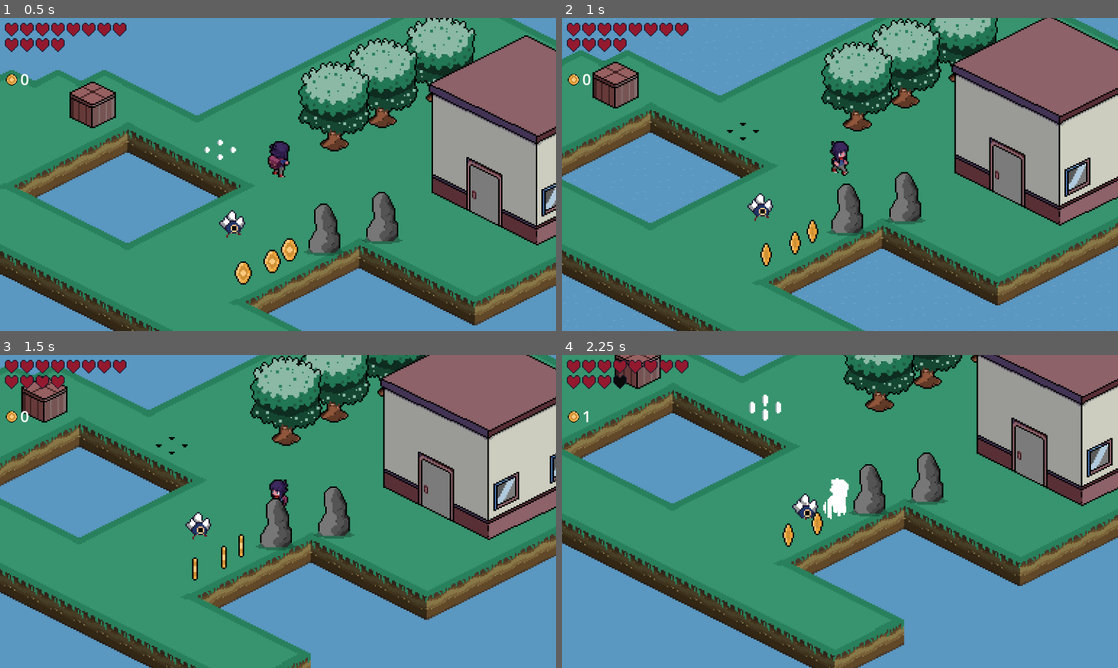
Above: before the commit, frames 1-4 (two rows, left to right).
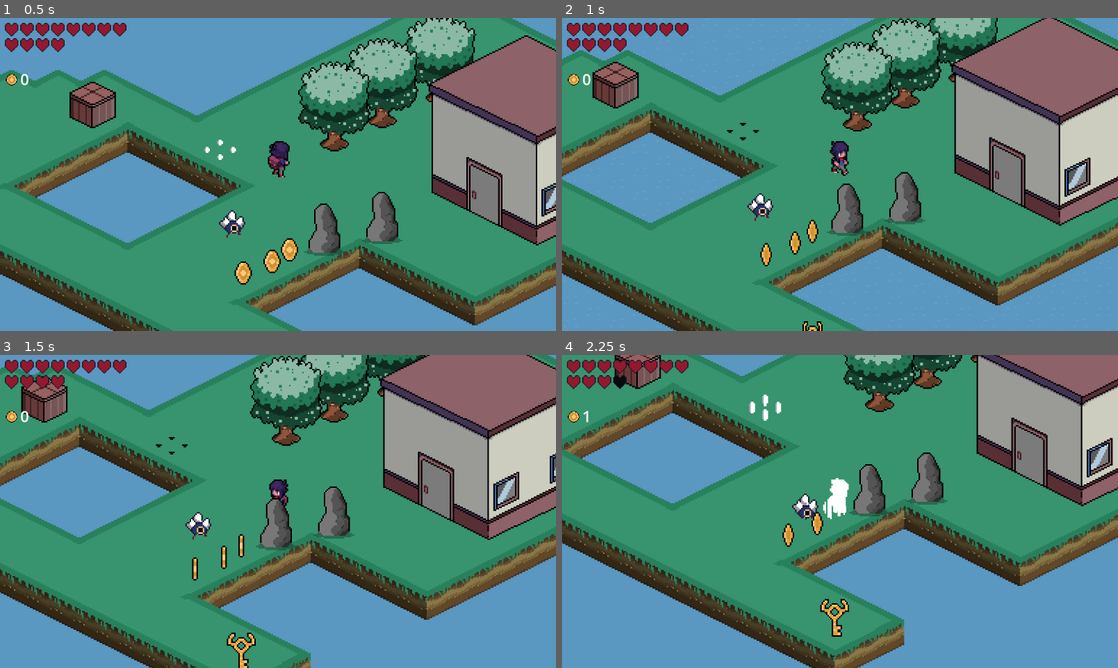
Above: after the commit, the same moments.

Repository: sanrin-san/practice-isometoric
Game: Godot game, scene res://Levels/level_1.tscn
Same seed, same stepped clock (60 frames per second), same inputs: the game is played once before the commit and once after it.
Inputs:
- Up to frame 1 (0.5 s): no input
- Up to frame 2 (1 s): hold Right (ui_right) from 0.53 s (still down)
- Up to frame 3 (1.5 s): release Right (ui_right) at 1.28 s; hold Down (ui_down) from 1.28 s (still down)
- Up to frame 4 (2.25 s): release Down (ui_down) at 2.03 s; hold Right (ui_right) from 2.03 s (still down)

Frame 1 is identical in both runs. In frame 2, less than 0.1% of the frame differs, in the area x 43-47%, y 96-100%; in frame 3, 0.3%; in frame 4, 0.3%, in the area x 46-52%, y 77-90%.

Commit message:
3-34: create key

Diff:
--- /dev/null
+++ b/Interactables/Key/key.gd
@@ -0,0 +1,8 @@
+extends Area2D
+
+
+func _on_body_entered(body: Node2D) -> void:
+	if body.is_in_group("Player"):
+		$AnimationPlayer.play("Collected")
+		await $AnimationPlayer.animation_finished
+		queue_free()
--- /dev/null
+++ b/Interactables/Key/key.tscn
@@ -0,0 +1,121 @@
+[gd_scene load_steps=8 format=3 uid="uid://bycb2oa07fjfr"]
+
+[ext_resource type="Script" path="res://Interactables/Key/key.gd" id="1_g3n8d"]
+[ext_resource type="Texture2D" uid="uid://dyvtc32d7jjhv" path="res://Interactables/Key/key.png" id="1_itr60"]
+
+[sub_resource type="Animation" id="Animation_twa1h"]
+resource_name = "Active"
+length = 0.8
+loop_mode = 1
+step = 0.1
+tracks/0/type = "value"
+tracks/0/imported = false
+tracks/0/enabled = true
+tracks/0/path = NodePath("Sprite2D:frame")
+tracks/0/interp = 1
+tracks/0/loop_wrap = true
+tracks/0/keys = {
+"times": PackedFloat32Array(0, 0.1, 0.2, 0.3, 0.4, 0.5, 0.6),
+"transitions": PackedFloat32Array(1, 1, 1, 1, 1, 1, 1),
+"update": 1,
+"values": [0, 1, 2, 3, 4, 5, 6]
+}
+tracks/1/type = "value"
+tracks/1/imported = false
+tracks/1/enabled = true
+tracks/1/path = NodePath("CollisionShape2D:disabled")
+tracks/1/interp = 1
+tracks/1/loop_wrap = true
+tracks/1/keys = {
+"times": PackedFloat32Array(0, 0.8),
+"transitions": PackedFloat32Array(1, 1),
+"update": 1,
+"values": [false, false]
+}
+
+[sub_resource type="Animation" id="Animation_hskm1"]
+resource_name = "Collected"
+length = 0.5
+step = 0.1
+tracks/0/type = "value"
+tracks/0/imported = false
+tracks/0/enabled = true
+tracks/0/path = NodePath("Sprite2D:frame")
+tracks/0/interp = 1
+tracks/0/loop_wrap = true
+tracks/0/keys = {
+"times": PackedFloat32Array(0, 0.1, 0.2, 0.3, 0.4),
+"transitions": PackedFloat32Array(1, 1, 1, 1, 1),
+"update": 1,
+"values": [7, 8, 9, 10, 11]
+}
+tracks/1/type = "value"
+tracks/1/imported = false
+tracks/1/enabled = true
+tracks/1/path = NodePath("CollisionShape2D:disabled")
+tracks/1/interp = 1
+tracks/1/loop_wrap = true
+tracks/1/keys = {
+"times": PackedFloat32Array(0, 0.5),
+"transitions": PackedFloat32Array(1, 1),
+"update": 1,
+"values": [true, true]
+}
+
+[sub_resource type="Animation" id="Animation_jdy6q"]
+length = 0.001
+tracks/0/type = "value"
+tracks/0/imported = false
+tracks/0/enabled = true
+tracks/0/path = NodePath("Sprite2D:frame")
+tracks/0/interp = 1
+tracks/0/loop_wrap = true
+tracks/0/keys = {
+"times": PackedFloat32Array(0),
+"transitions": PackedFloat32Array(1),
+"update": 1,
+"values": [1]
+}
+tracks/1/type = "value"
+tracks/1/imported = false
+tracks/1/enabled = true
+tracks/1/path = NodePath("CollisionShape2D:disabled")
+tracks/1/interp = 1
+tracks/1/loop_wrap = true
+tracks/1/keys = {
+"times": PackedFloat32Array(0),
+"transitions": PackedFloat32Array(1),
+"update": 1,
+"values": [true]
+}
+
+[sub_resource type="AnimationLibrary" id="AnimationLibrary_qc5on"]
+_data = {
+"Active": SubResource("Animation_twa1h"),
+"Collected": SubResource("Animation_hskm1"),
+"RESET": SubResource("Animation_jdy6q")
+}
+
+[sub_resource type="CircleShape2D" id="CircleShape2D_0qq2i"]
+radius = 13.0384
+
+[node name="Key" type="Area2D"]
+script = ExtResource("1_g3n8d")
+
+[node name="Sprite2D" type="Sprite2D" parent="."]
+texture = ExtResource("1_itr60")
+hframes = 12
+frame = 1
+
+[node name="AnimationPlayer" type="AnimationPlayer" parent="."]
+libraries = {
+"": SubResource("AnimationLibrary_qc5on")
+}
+autoplay = "Active"
+
+[node name="CollisionShape2D" type="CollisionShape2D" parent="."]
+position = Vector2(0, -2)
+shape = SubResource("CircleShape2D_0qq2i")
+disabled = true
+
+[connection signal="body_entered" from="." to="." method="_on_body_entered"]
--- a/Levels/level_1.tscn
+++ b/Levels/level_1.tscn
@@ -10,6 +10,7 @@
 [ext_resource type="PackedScene" uid="uid://d0jtwju8p00ga" path="res://Background/Rocks/rock_1.tscn" id="8_pad76"]
 [ext_resource type="PackedScene" uid="uid://b2pfkcrjkjjjv" path="res://Interactables/Coin/coin.tscn" id="9_fnt7g"]
 [ext_resource type="PackedScene" uid="uid://c1ep3kb6ax1ww" path="res://Entities/Enemies/enemy_1.tscn" id="10_f8xy7"]
+[ext_resource type="PackedScene" uid="uid://bycb2oa07fjfr" path="res://Interactables/Key/key.tscn" id="11_ltpqo"]
 
 [node name="Level_1" type="Node2D"]
 y_sort_enabled = true
@@ -91,3 +92,6 @@
 
 [node name="Enemy_1" parent="Enemies" instance=ExtResource("10_f8xy7")]
 position = Vector2(120, 72)
+
+[node name="Key" parent="." instance=ExtResource("11_ltpqo")]
+position = Vector2(160, 160)
Not shown: 1 places in Levels/level_1.tscn that only renumber resources
